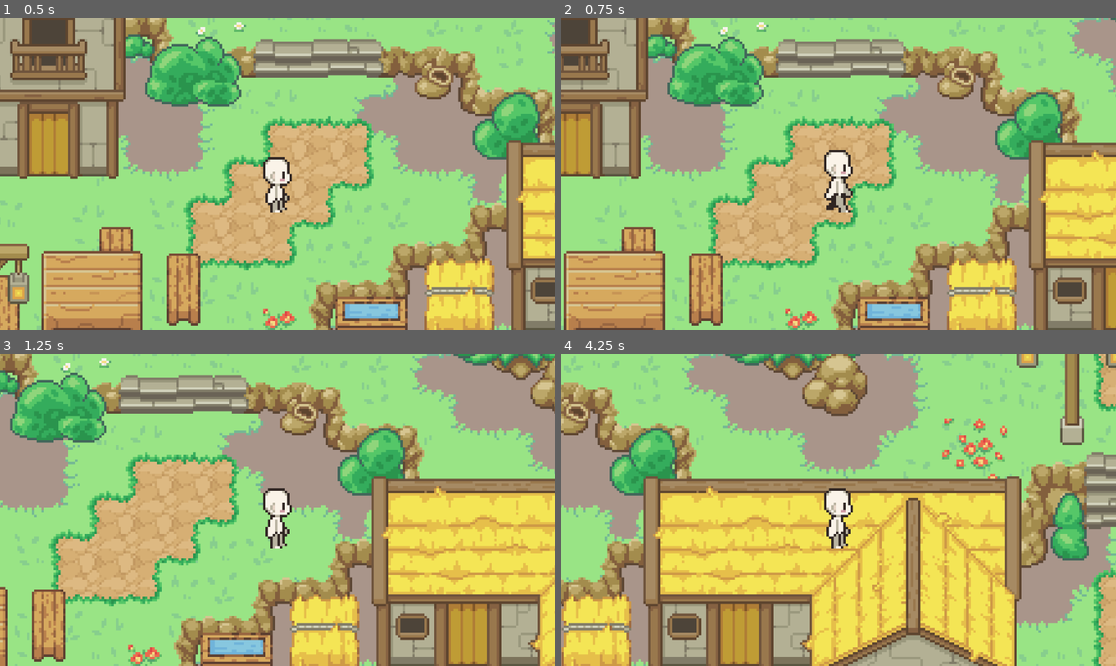
Above: before the commit, frames 1-4 (two rows, left to right).
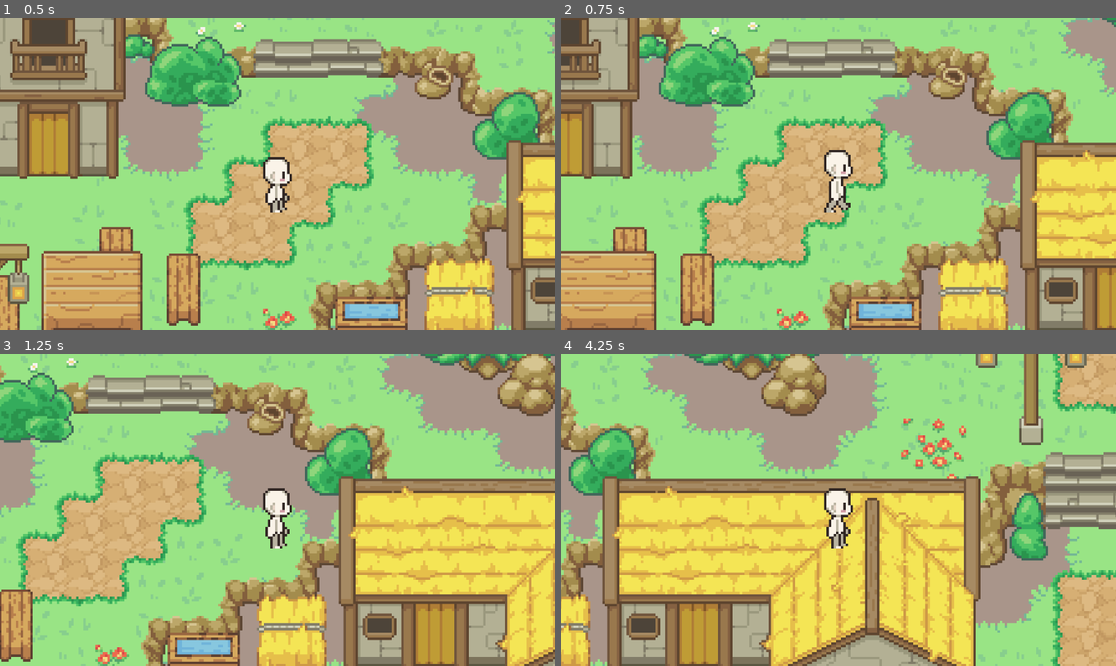
Above: after the commit, the same moments.

Repository: Autocado/The-Royal-Chef
Game: Godot game, scene res://test.tscn
Same seed, same stepped clock (60 frames per second), same inputs: the game is played once before the commit and once after it.
Inputs:
- Up to frame 1 (0.5 s): no input
- Up to frame 2 (0.75 s): tap Enter (ui_accept) at 0.5 s; hold Right (ui_right) from 0.53 s (still down); hold Shift (run, bound only after the commit) from 0.53 s (still down)
- Up to frame 3 (1.25 s): keep holding Right (ui_right); keep holding Shift (run, bound only after the commit); tap Enter (ui_accept) at 0.77 s
- Up to frame 4 (4.25 s): release Shift (run, bound only after the commit) at 1.28 s; tap Shift (run, bound only after the commit) at 1.35, 2.85 s; tap Enter (ui_accept) at 1.52, 3.02, 3.77 s; release Right (ui_right) at 2.03 s; hold Left (ui_left) 2.03-2.78 s; hold Shift (run, bound only after the commit) 2.03-2.78 s; hold Right (ui_right) from 2.78 s (still down); hold Shift (run, bound only after the commit) from 3.53 s (still down)

Frame 1 is identical in both runs. In frame 2, 31% of the frame differs, in the area x 0-100%, y 0-100%; in frame 3, 49%; in frame 4, 58%.

Commit message:
added running

Diff:
--- a/character_body_2d.gd
+++ b/character_body_2d.gd
@@ -1,12 +1,22 @@
 extends CharacterBody2D
-var max_speed = 80
+var walk_speed = 80
+var run_speed = 100
 var last_direction := Vector2(1,0)
+var current_speed: int = walk_speed
 
 func _physics_process(_delta):
 	var direction = Input.get_vector("ui_left", "ui_right", "ui_up", "ui_down")
-	velocity = direction * max_speed
+	velocity = direction * current_speed
 	move_and_slide()
 
+	if Input.is_action_pressed("run"):
+		current_speed = run_speed
+		velocity = direction * current_speed
+		$idle.speed_scale = 2
+	else:
+		current_speed = walk_speed
+		velocity = direction * current_speed
+		$idle.speed_scale = 1
 
 	if direction.length() > 0:
 		last_direction = direction
--- a/project.godot
+++ b/project.godot
@@ -49,6 +49,11 @@
 , Object(InputEventKey,"resource_local_to_scene":false,"resource_name":"","device":-1,"window_id":0,"alt_pressed":false …(183 unchanged characters)…
 ]
 }
+run={
+"deadzone": 0.2,
+"events": [Object(InputEventKey,"resource_local_to_scene":false,"resource_name":"","device":-1,"window_id":0,"alt_pressed":false,"shift_pressed":false,"ctrl_pressed":false,"meta_pressed":false,"pressed":false,"keycode":0,"physical_keycode":4194325,"key_label":0,"unicode":0,"location":0,"echo":false,"script":null)
+]
+}
 
 [rendering]
 
